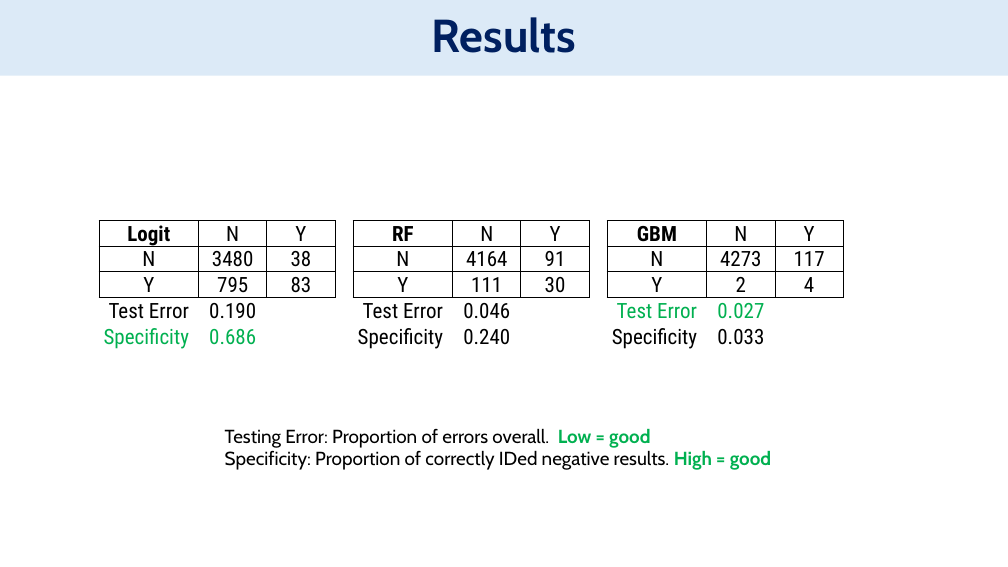
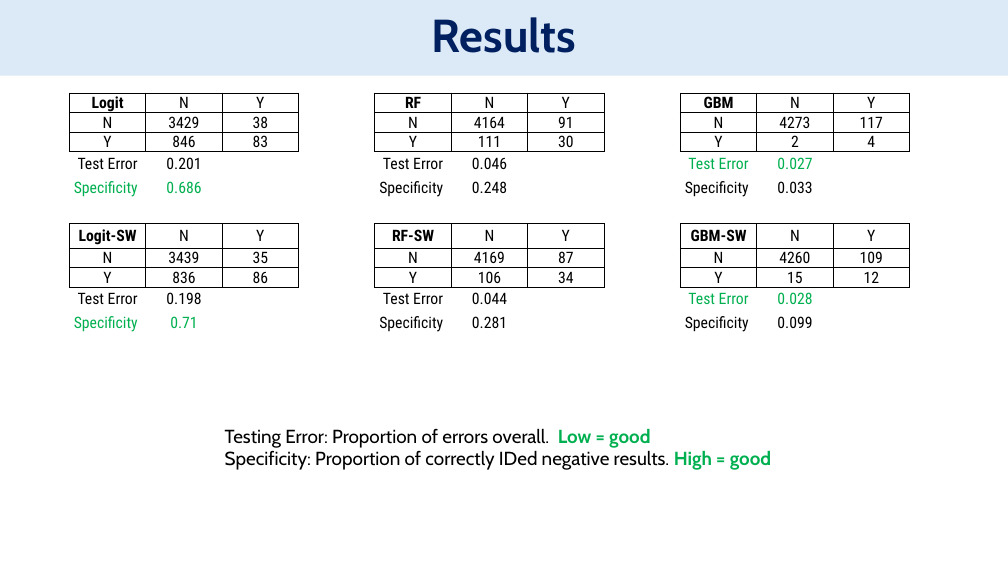
Before and after one commit to bofethe/signal-four, a slide deck: slide 12 of PredictiveCrashAnalysis.pptx. Drawn at 1008x567 pixels with LibreOffice and Linux fonts; fonts in the diff are those of the drawing. Boxes give left, top, right and bottom in pixels: in the first picture for what was removed or moved away, otherwise in the second. Text is boxed around its words. In the diff, an @@ line names an element or a change of style, - is before the commit and + after.

```diff
--- a/PredictiveCrashAnalysis.pptx
+++ b/PredictiveCrashAnalysis.pptx
@@ table at [70, 93, 910, 336] @@
-row 2: N | 3480 | 38 |  | N | 4164 | 91 |  | N | 4273 | 117
-row 3: Y | 795 | 83 |  | Y | 111 | 30 |  | Y | 2 | 4
-row 4: Test Error | 0.190 |  |  | Test Error | 0.046 |  |  | Test Error | 0.027 | 
-row 5: Specificity | 0.686 |  |  | Specificity | 0.240 |  |  | Specificity | 0.033 | 
+row 2: N | 3429 | 38 |  | N | 4164 | 91 |  | N | 4273 | 117
+row 3: Y | 846 | 83 |  | Y | 111 | 30 |  | Y | 2 | 4
+row 4: Test Error | 0.201 |  |  | Test Error | 0.046 |  |  | Test Error | 0.027 | 
+row 5: Specificity | 0.686 |  |  | Specificity | 0.248 |  |  | Specificity | 0.033 | 
+row 6:  |  |  |  |  |  |  |  |  |  | 
+row 7:  |  |  |  |  |  |  |  |  |  | 
+row 8: Logit-SW | N | Y |  | RF-SW | N | Y |  | GBM-SW | N | Y
+row 9: N | 3439 | 35 |  | N | 4169 | 87 |  | N | 4260 | 109
+row 10: Y | 836 | 86 |  | Y | 106 | 34 |  | Y | 15 | 12
+row 11: Test Error | 0.198 |  |  | Test Error | 0.044 |  |  | Test Error | 0.028 | 
+row 12: Specificity | 0.71 |  |  | Specificity | 0.281 |  |  | Specificity | 0.099 | 
@@ table: place and size @@
-table at [99, 221, 843, 353]
+table at [70, 93, 910, 336]
```
Also in this commit, not shown: 1 other slide changed, 5 other files.
